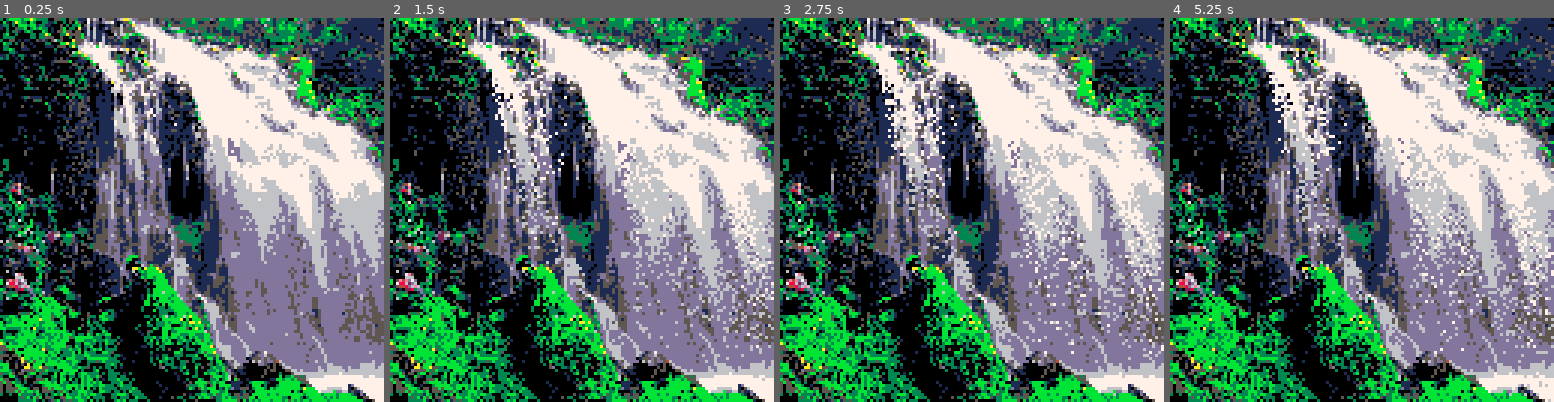
Above: before the commit, frames 1-4 (left to right).
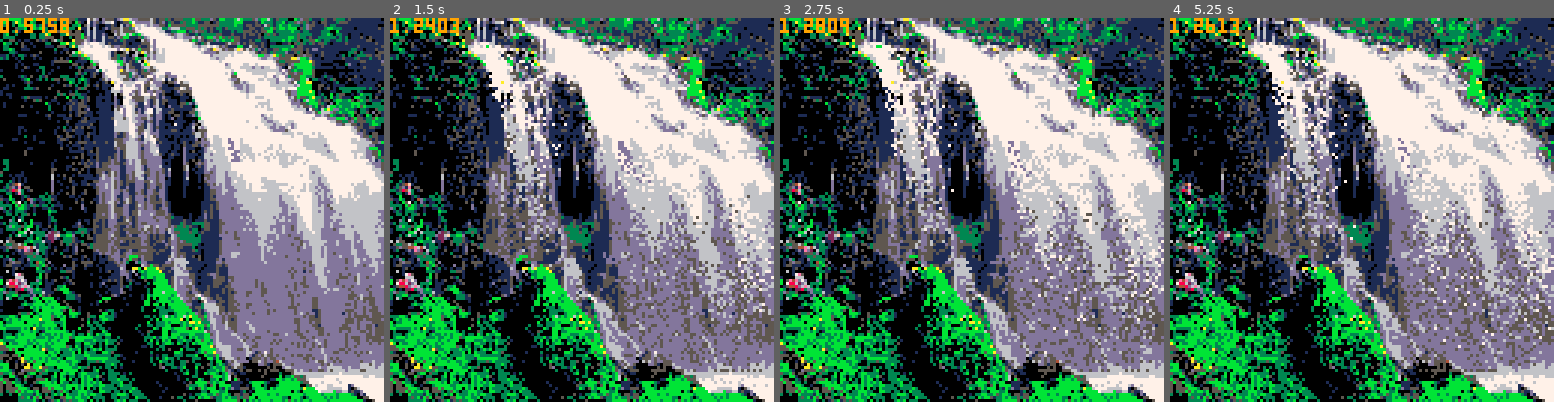
Above: after the commit, the same moments.

Repository: morgan3d/misc
Game: PICO-8 cartridge p8particle/waterfall.p8
The game is run twice, just before and just after one commit, with the same random seed, the same clock (stepped at 60 frames per second) and the same inputs.
Inputs:
- Up to frame 1 (0.25 s): no input
- Up to frame 2 (1.5 s): no input
- Up to frame 3 (2.75 s): no input
- Up to frame 4 (5.25 s): no input

The runs differ from the first frame. In frame 1, 1.7% of the frame differs, in the area x 0-97%, y 0-97%; in frame 2, 8.7%; in frame 3, 9.1%; in frame 4, 9.4%, in the area x 0-100%, y 0-100%.

Commit message:
optimization

Diff:
--- a/p8particle/waterfall.p8
+++ b/p8particle/waterfall.p8
@@ -1,84 +1,39 @@
 pico-8 cartridge // http://www.pico-8.com
 version 8
 __lua__
--- waterfall particle demo
+-- fast particle system
 -- by morgan mcguire @casualeffects
-
-particle_array, particle_array_length = {}, 0
-
-emitter_array = {
- { count = 12, x = 30, y = 10, dx = 0.25, rnd_dx = 0.5, dy = 0, rnd_dy = 0.4, life = 20, rnd_life = 15, color = 7 },
- { count = 10, x = 38, y = 30, dx = 0.25, rnd_dx = 0.5, dy = 0.7, rnd_dy = 0.4, life = 15, rnd_life = 15, color = 6 },
-
- { count = 10, x = 64, y = 25, dx = 0.5, rnd_dx = 0.5, dy = 0, rnd_dy = 0.5, life = 20, rnd_life = 30, color = 7 },
- { count = 20, x = 80, y = 40, dx = 0.0125, rnd_dx = 1, dy = 0.7, rnd_dy = 0.4, life = 20, rnd_life = 15, color = 6 },
- { count = 5,  x = 76, y = 40, dx = 0.125, rnd_dx = 0.75, dy = 0.7, rnd_dy = 0.4, life = 5, rnd_life = 10, color = 13 },
-
- { count = 10, x = 100, y = 70, dx = 0.25, rnd_dx = 0.5, dy = 0, rnd_dy = 0.5, life = 10, rnd_life = 30, color = 6 },
-
- { count = 10, x = 110, y = 55, dx = 0.25, rnd_dx = 0.5, dy = 0, rnd_dy = 0.5, life = 10, rnd_life = 30, color = 7 },
- { count = 10, x = 113, y = 70, dx = 0.25, rnd_dx = 0.5, dy = 0, rnd_dy = 0.5, life = 10, rnd_life = 30, color = 6 },
-
- { count = 6, x = 60, y = 80, dx = 0.125, rnd_dx = 0.25, dy = 0, rnd_dy = 0.5, life = 5, rnd_life = 15, color = 6 },
- { count = 6, x = 70, y = 95, dx = 0.25, rnd_dx = 0.25, dy = 0, rnd_dy = 0.5, life = 5, rnd_life = 15, color = 6 },
-
- { count = 1,  x = 65, y = 10, dx = 0.25, rnd_dx = 1, dy = 0, rnd_dy = 0.25, life = 20, rnd_life = 10, color = 7 },
- { count = 1,  x = 30, y = 8, dx = 0.25, rnd_dx = 1, dy = 0, rnd_dy = 0.25, life = 20, rnd_life = 10, color = 7 },
- { count = 1,  x = 100, y = 30, dx = 0.25, rnd_dx = 1, dy = 0, rnd_dy = 0.25, life = 20, rnd_life = 10, color = 7 },
- { count = 1,  x = 100, y = 30, dx = 0.25, rnd_dx = 1, dy = 0, rnd_dy = 0.25, life = 20, rnd_life = 10, color = 6 },
- { count = 1,  x = 50, y = 30, dx = -0.125, rnd_dx = 0.5, dy = 0, rnd_dy = 0.25, life = 20, rnd_life = 20, color = 7 },
-
- { count = 1,  x = 75, y = 70, dx = -0.25, rnd_dx = 0.3, dy = 0, rnd_dy = 0.25, life = 20, rnd_life = 10, color = 13 },
-}
-
-
-function _draw()
- palt(0, false)
- spr(0, 0, 0, 16, 16)
-
- draw_particles()
-
- -- create new particles
- for emitter in all(emitter_array) do
-  for i = 1, emitter.count do
-   add_particle(emitter.x, emitter.y,
-                emitter.dx + rnd(emitter.rnd_dx), emitter.dy + rnd(emitter.rnd_dy),
-                emitter.life + rnd(emitter.rnd_life), emitter.color)
-  end
- end
-
- -- print(stat(1), 0, 0, 9)
+-- http://casual-effects.com
+-- Released as BSD-license open source February 2017.
+
+
+function add_particle(x, y, dx, dy, life, color, ddy)
+ particle_array_length += 1
+
+ -- grow if needed
+ if (#particle_array < particle_array_length) add(particle_array, 0)
+
+ -- insert into the next available spot
+ particle_array[particle_array_length] = {x = x, y = y, dx = dx, dy = dy, life = life or 8, color = color or 6, ddy = ddy or 0.0625}
 end
 
 
-function add_particle(x, y, dx, dy, life, color)
- add(particle_array, {x = x, y = y, dx = dx, dy = dy, life = life or 8, color = color or 6})
- particle_array_length += 1
-end
-
-
-function draw_particles()
+function process_particles()
  -- @casualeffects particle system
+ -- http://casual-effects.com
+
  -- simulate particles during rendering for efficiency
  local p = 1
  while p <= particle_array_length do
   local particle = particle_array[p]
 
-  -- gravity
-  particle.dy += 0.0625
-
-  -- advance state
-  particle.x += particle.dx
-  particle.y += particle.dy
-  particle.life -= 1
-
-  -- the bitwise expression will be negative if either coordinate is negative or greater than 127
-  if particle.life < 0 or band(bor(particle.x, particle.y), 0xff80) != 0 then
+  -- the bitwise expression will have the high (negative) bit set
+  -- if either coordinate is negative or greater than 127, or life < 0
+  if bor(band(0x8000, particle.life), band(bor(particle.x, particle.y), 0xff80)) != 0 then
 
    -- delete dead particles efficiently. pico8 doesn't support
    -- table.setn, so we have to maintain an explicit length variable
-   particle_array[p] = particle_array[particle_array_length]
-   particle_array[particle_array_length] = nil
+   particle_array[p], particle_array[particle_array_length] = particle_array[particle_array_length], nil
    particle_array_length -= 1
 
   else
@@ -96,10 +51,76 @@
    end
    poke(addr, pixel_pair)
 
+   -- acceleration
+   particle.dy += particle.ddy
+
+   -- advance state
+   particle.x += particle.dx
+   particle.y += particle.dy
+   particle.life -= 1
+
    p += 1
   end -- if alive
  end -- while
 end
+
+------------------------------------------------------------------
+-- everything below here is part of the demo
+
+particle_array, particle_array_length = {}, 0
+
+emitter_array = {
+ { count = 10, x = 30, y = 10, dx = 0.25, rnd_dx = 0.5, dy = 0, rnd_dy = 0.4, life = 19, rnd_life = 15, color = 7 },
+ { count = 10, x = 38, y = 30, dx = 0.25, rnd_dx = 0.5, dy = 0.7, rnd_dy = 0.4, life = 14, rnd_life = 15, color = 6 },
+
+ { count = 8, x = 64, y = 25, dx = 0.5, rnd_dx = 0.5, dy = 0, rnd_dy = 0.5, life = 19, rnd_life = 30, color = 7 },
+ { count = 12, x = 80, y = 40, dx = 0.0125, rnd_dx = 1, dy = 0.7, rnd_dy = 0.4, life = 19, rnd_life = 15, color = 6 },
+ { count = 5,  x = 76, y = 40, dx = 0.125, rnd_dx = 0.75, dy = 0.7, rnd_dy = 0.4, life = 5, rnd_life = 10, color = 13 },
+
+ { count = 10, x = 100, y = 70, dx = 0.25, rnd_dx = 0.5, dy = 0, rnd_dy = 0.5, life = 9, rnd_life = 30, color = 6 },
+
+ { count = 10, x = 110, y = 55, dx = 0.25, rnd_dx = 0.5, dy = 0, rnd_dy = 0.5, life = 9, rnd_life = 30, color = 7 },
+ { count = 7, x = 113, y = 70, dx = 0.25, rnd_dx = 0.5, dy = 0, rnd_dy = 0.5, life = 9, rnd_life = 30, color = 6 },
+ { count = 2, x = 91, rnd_x = 10, y = 55, dx = 0.25, rnd_dx = 0.5, dy = 0, rnd_dy = 0.5, life = 8, rnd_life = 10, color = 6 },
+
+ { count = 6, x = 60, y = 80, dx = 0.125, rnd_dx = 0.25, dy = 0, rnd_dy = 0.5, life = 4, rnd_life = 15, color = 6 },
+ { count = 6, x = 70, y = 95, dx = 0.25, rnd_dx = 0.25, dy = 0, rnd_dy = 0.5, life = 4, rnd_life = 15, color = 6 },
+
+ { count = 1,  x = 65, y = 10, dx = 0.25, rnd_dx = 1, dy = 0, rnd_dy = 0.25, life = 19, rnd_life = 10, color = 7 },
+ { count = 2,  x = 30, y = 8, dx = 0.25, rnd_dx = 1, dy = 0, rnd_dy = 0.25, life = 18, rnd_life = 10, color = 7 },
+ { count = 1,  x = 100, y = 30, dx = 0.25, rnd_dx = 1, dy = 0, rnd_dy = 0.25, life = 18, rnd_life = 10, color = 7 },
+ { count = 1,  x = 100, y = 30, dx = 0.25, rnd_dx = 1, dy = 0, rnd_dy = 0.25, life = 20, rnd_life = 10, color = 6 },
+ { count = 1,  x = 50, y = 30, dx = -0.125, rnd_dx = 0.5, dy = 0, rnd_dy = 0.25, life = 19, rnd_life = 20, color = 7 },
+
+ { count = 1,  x = 75, y = 70, dx = -0.25, rnd_dx = 0.3, dy = 0, rnd_dy = 0.25, life = 18, rnd_life = 10, color = 13 },
+
+ { count = 17,  x = 79, rnd_x = 45, y = 117, dx = -0.25, rnd_dx = 0.3, dy = -2.25, rnd_dy = 0.5, life = 19, rnd_life = 10, ddy = 0, color = 5 },
+
+ { count = 10,  x = 36, rnd_x = 14, y = 80, dx = -0.25, rnd_dx = 0.3, dy = -2, rnd_dy = 0.5, life = 8, rnd_life = 10, ddy = 0, color = 5 },
+
+ { count = 1,  x = 104, y = 119, rnd_y = 5, dx = 1.5, rnd_dx = 0.3, dy = 0, rnd_dy = 0, life = 8, rnd_life = 10, ddy = 0, color = 6 },
+}
+
+
+function _draw()
+ palt(0, false)
+ spr(0, 0, 0, 16, 16)
+
+ process_particles()
+
+ -- create new particles
+ for emitter in all(emitter_array) do
+  for i = 1, emitter.count do
+   add_particle(emitter.x + rnd(emitter.rnd_x or 0), emitter.y + rnd(emitter.rnd_y or 0),
+                emitter.dx + rnd(emitter.rnd_dx), emitter.dy + rnd(emitter.rnd_dy),
+                emitter.life + rnd(emitter.rnd_life), emitter.color, emitter.ddy)
+  end
+ end
+
+ print(stat(1), 0, 0, 9)
+end
+
+
 
 __gfx__
 303bbbb3bbab33330055330553111756d0d5551d6aa6dd555565155351555333b55333d51bb333b6b3335d3bb631533300b3d553111351153331511111111110
Not shown, changed: p8particle/README.md
Not shown, changed: p8particle/waterfall.gif
